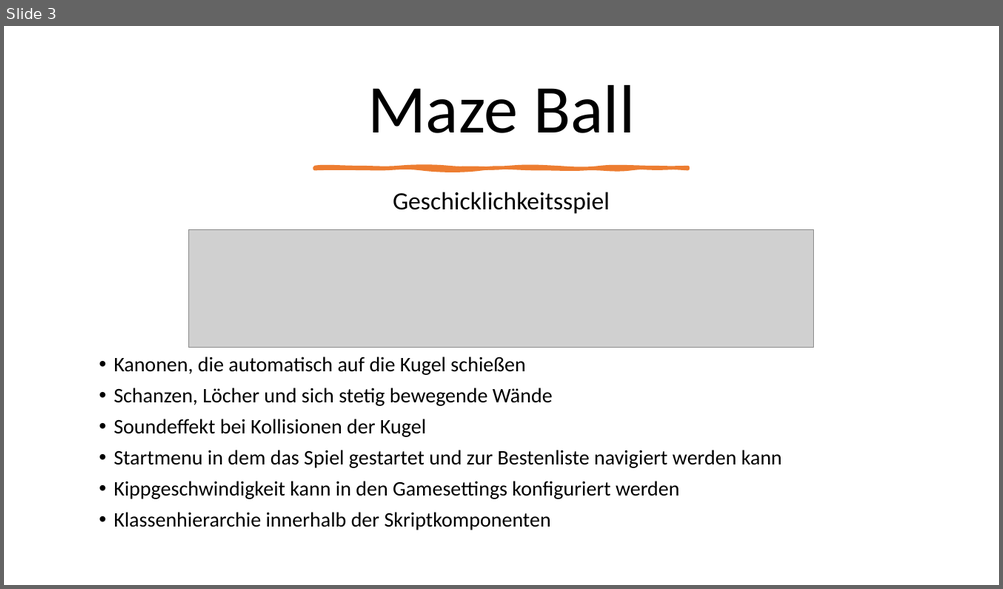
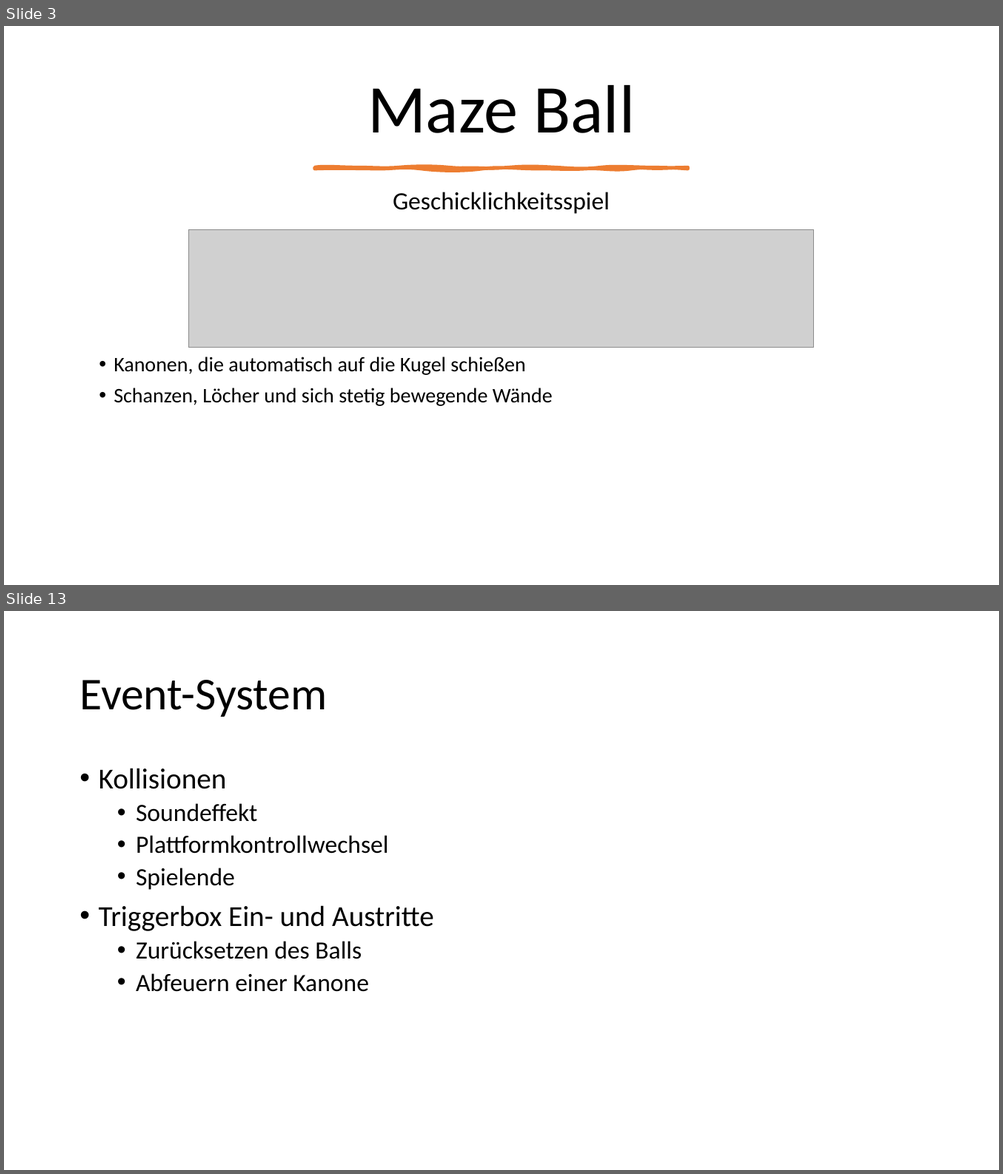
Before and after one commit to Oneof300/MazeBall, a slide deck: concepts/Concept.pptx. Shown one above the other, each under a label of ours: slide 3 before the commit, slides 3 and 13 after it; the slides between them are not shown. The pictures are 1003x589 and 1003x1174 pixels, drawn with LibreOffice and Linux fonts; fonts in the diff are those of the drawing; grey boxes stand for pictures. Boxes give left, top, right and bottom in pixels: in the first picture for what was removed or moved away, otherwise in the second. Text is boxed around its words. In the diff, an @@ line names an element or a change of style, - is before the commit and + after.

```diff
--- a/concepts/Concept.pptx
+++ b/concepts/Concept.pptx
@@ slide 13 added at [4, 611, 999, 1170], background #FFFFFF @@
@@ title added at [79, 680, 327, 717], 44 pt, text #000000 @@
+Event-System
@@ text added at [99, 768, 434, 992], 24 pt, text #000000 @@
+• Kollisionen
+  • Soundeffekt
+  • Plattformkontrollwechsel
+  • Spielende
+• Triggerbox Ein- und Austritte
+  • Zurücksetzen des Balls
+  • Abfeuern einer Kanone
@@ slide 3 changed as well @@
@@ text at [114, 419, 782, 531]: paragraphs removed @@
-• Soundeffekt bei Kollisionen der Kugel
-• Startmenu in dem das Spiel gestartet und zur Bestenliste navigiert werden kann
-• Kippgeschwindigkeit kann in den Gamesettings konfiguriert werden
-• Klassenhierarchie innerhalb der Skriptkomponenten
```
Also in this commit, not shown: 2 other slides changed, 9 other slides added, 1 other file.
